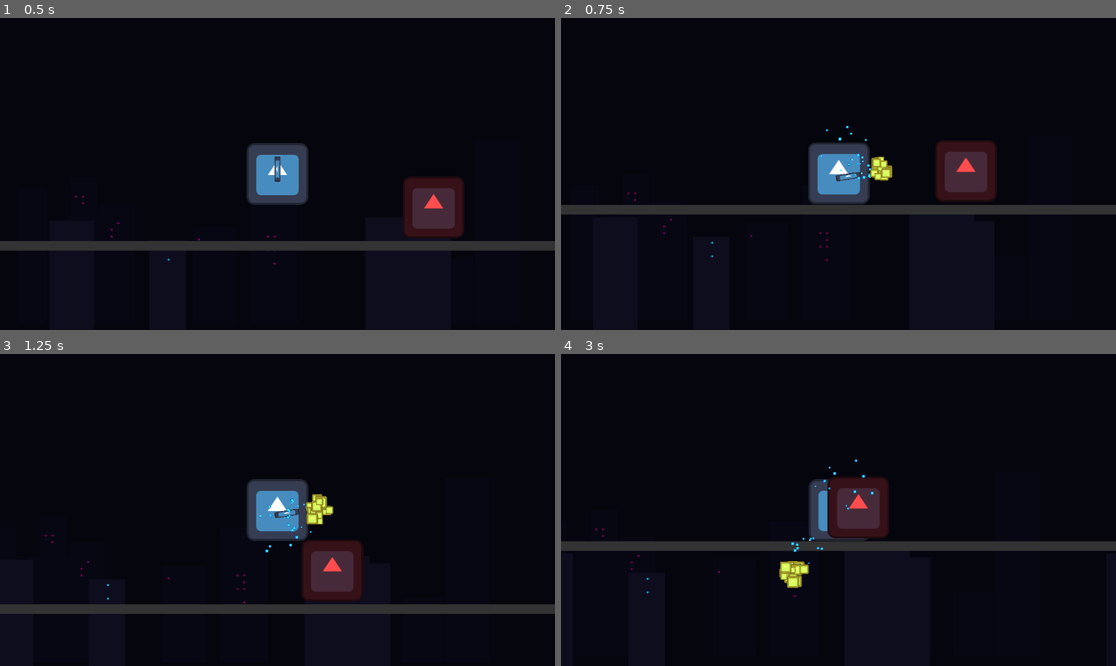
Above: before the commit, frames 1-4 (two rows, left to right).
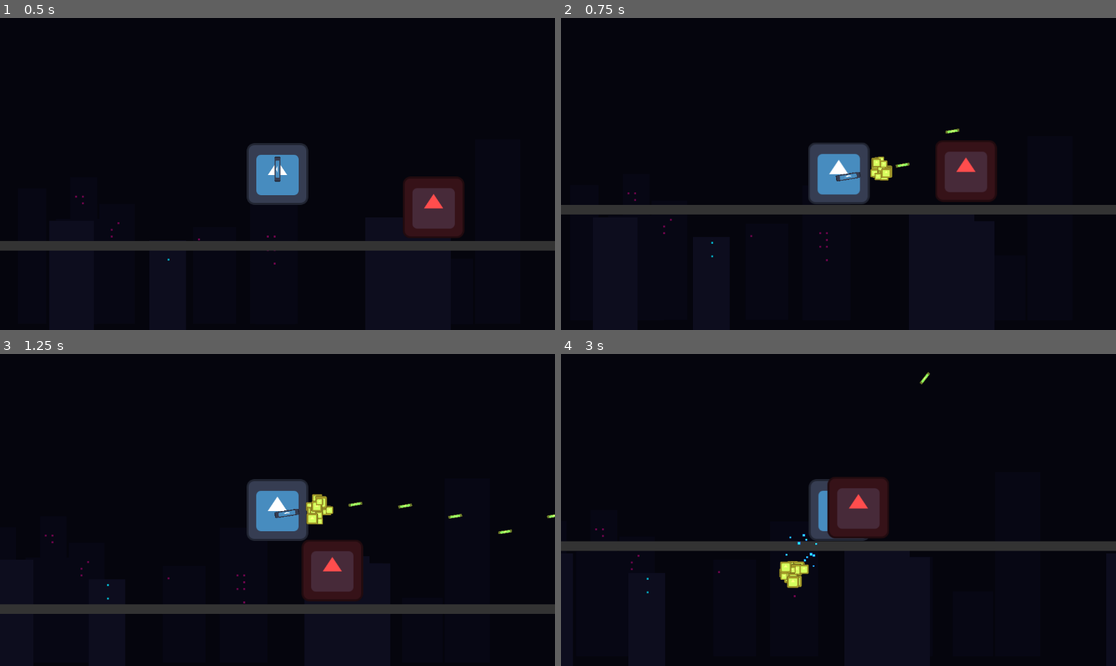
Above: after the commit, the same moments.

Repository: Viet-6/test-pcaF
Game: Godot game, scene res://scenes/levels/test_level.tscn
Two runs of this game, one before a commit and one after it. Both use one fixed random seed, a clock stepped at 60 frames per second and the inputs below. The engine's default icon, where the game draws it, is replaced by a stand-in: a white triangle on a blue panel in a dark square.
Inputs (mouse positions are in pixels of both pictures, inside the frame that each line leads up to):
- Up to frame 1 (0.5 s): no input
- Up to frame 2 (0.75 s): move the mouse to (960, 158) at 0.52 s; press the mouse at (960, 158) at 0.53 s; hold D (move_right) from 0.53 s (still down)
- Up to frame 3 (1.25 s): keep holding D (move_right); tap Space (jump) at 0.77 s
- Up to frame 4 (3 s): move the mouse to (727, 525) at 1.27 s; release the mouse at (727, 525) at 1.28 s; click (727, 525) at 1.35 s; tap Space (jump) at 1.52 s; move the mouse to (894, 441) at 2.02 s; release D (move_right) at 2.03 s; press the mouse at (894, 441) at 2.03 s; hold A (move_left) 2.03-2.78 s; move the mouse to (810, 572) at 2.77 s; release the mouse at (810, 572) at 2.78 s; hold D (move_right) from 2.78 s (still down); click (810, 572) at 2.85 s

Frame 1 is identical in both runs. In frame 2, 0.1% of the frame differs, in the area x 46-72%, y 34-52%; in frame 3, 0.2%, in the area x 46-100%, y 46-64%; in frame 4, 0.2%.

Commit message:
fix projectile #19

Diff:
--- a/scenes/weapons/projectile.tscn
+++ b/scenes/weapons/projectile.tscn
@@ -8,6 +8,7 @@
 size = Vector2(30, 6)
 
 [node name="Projectile" type="Area2D"]
+collision_layer = 0
 monitoring = true
 monitorable = false
 script = ExtResource("1_projectile")
--- a/scripts/projectile.gd
+++ b/scripts/projectile.gd
@@ -24,7 +24,7 @@
 	# This implicitly ignores Layer 2 (Player), solving the self-hit issue perfectly.
 	var query = PhysicsRayQueryParameters2D.create(current_pos, next_pos)
 	query.collide_with_bodies = true
-	query.collide_with_areas = true
+	query.collide_with_areas = false # Projectiles shouldn't hit other Areas (like triggers or bullets)
 	query.collision_mask = 5 # 1 (Floor) + 4 (Enemy)
 	query.hit_from_inside = true
 
